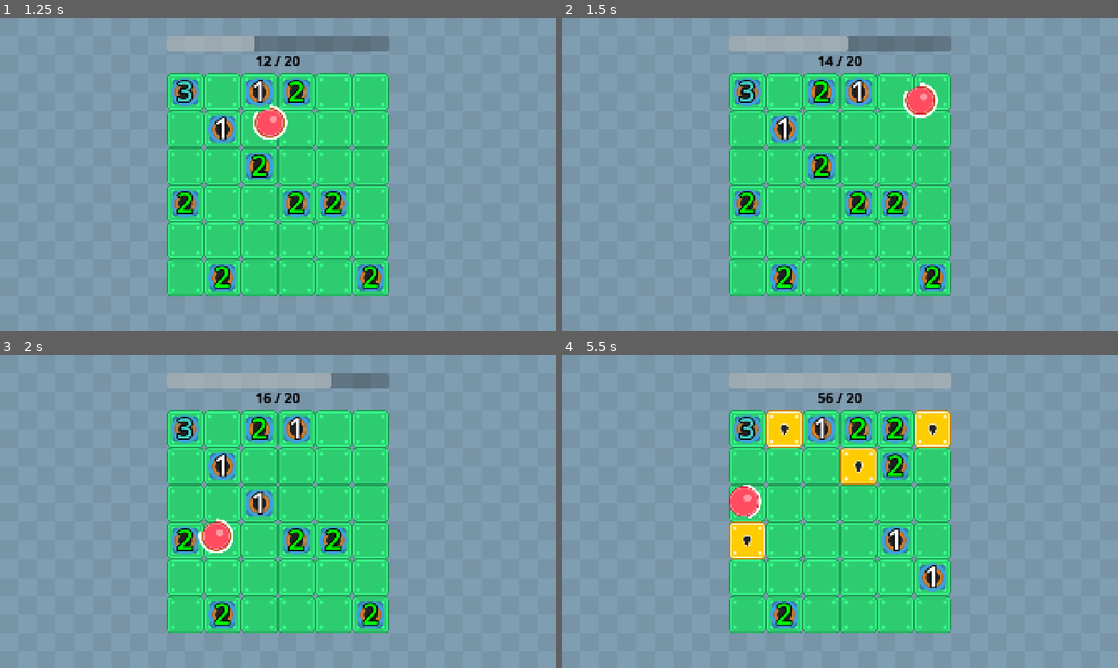
Above: before the commit, frames 1-4 (two rows, left to right).
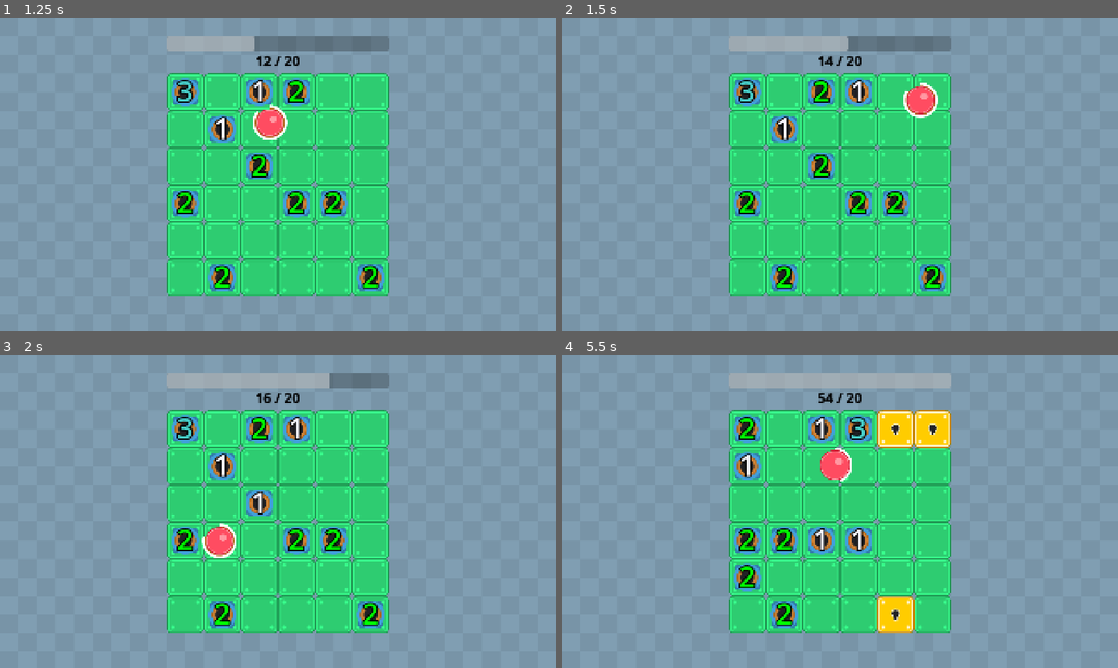
Above: after the commit, the same moments.

Repository: wanamelon/prototype_monorepo
Game: Godot game, scene res://source/bounce_main.tscn
Two runs of this game, one before a commit and one after it. Both use one fixed random seed, a clock stepped at 60 frames per second and the inputs below.
Inputs:
- Up to frame 1 (1.25 s): no input
- Up to frame 2 (1.5 s): no input
- Up to frame 3 (2 s): no input
- Up to frame 4 (5.5 s): no input

Frame 1 is identical in both runs. In frame 2, 0.1% of the frame differs, in the area x 61-68%, y 20-32%; in frame 3, 0.5%; in frame 4, 8.3%, in the area x 30-70%, y 12-89%.

Commit message:
Bouncy mode

Diff:
--- a/roller/source/bounce_main.tscn
+++ b/roller/source/bounce_main.tscn
@@ -35,13 +35,18 @@
 item_id = 5
 metadata/_custom_type_script = "uid://ckw8rr21jqg1f"
 
+[sub_resource type="Resource" id="Resource_q2ks2"]
+script = ExtResource("2_vx23h")
+item_id = 6
+metadata/_custom_type_script = "uid://ckw8rr21jqg1f"
+
 [sub_resource type="ShaderMaterial" id="ShaderMaterial_to078"]
 shader = ExtResource("1_p5ard")
 shader_parameter/saturation = 0.30000001425
 
 [node name="BounceMain" type="Node2D"]
 script = ExtResource("1_ovsfe")
-items = Array[ExtResource("2_vx23h")]([SubResource("Resource_0panw"), SubResource("Resource_0panw"), SubResource("Resource_vx23h"), SubResource("Resource_k3n88"), SubResource("Resource_ovsfe"), SubResource("Resource_a5fj5"), SubResource("Resource_3yruk")])
+items = Array[ExtResource("2_vx23h")]([SubResource("Resource_0panw"), SubResource("Resource_0panw"), SubResource("Resource_vx23h"), SubResource("Resource_k3n88"), SubResource("Resource_ovsfe"), SubResource("Resource_a5fj5"), SubResource("Resource_3yruk"), SubResource("Resource_q2ks2")])
 
 [node name="TextureRect" type="TextureRect" parent="."]
 material = SubResource("ShaderMaterial_to078")
--- a/roller/source/game_board.gd
+++ b/roller/source/game_board.gd
@@ -13,6 +13,12 @@
 	available_cells.shuffle()
 	for cell in available_cells.slice(0, 10 + round * 2):
 		_spawn_item(_create_coin_random_level(), cell)
+
+func _physics_process(delta):
+	if _player_ball:
+		for existing_item in $TileObjects.get_children():
+			if existing_item.has_method("toggle_bounce"):
+				existing_item.toggle_bounce(_player_ball.should_bounce_off_everything())
 
 func spawn_ball(items: Array[ItemDef]):
 	_player_ball = PLAYER_BALL_SCENE.instantiate().scene_init(items)
--- a/roller/source/item_def.gd
+++ b/roller/source/item_def.gd
@@ -6,7 +6,8 @@
 	SPAWN_RANDOM_TILE_OBJECT,
 	LEVEL_UP_ITEM_ON_TOUCH,
 	SPAWN_BOUNCE_PILLAR,
-	INCREASE_SIZE
+	INCREASE_SIZE,
+	BOUNCE_OFF_EVERYTHING
 }
 
 @export var item_id: ItemId
--- a/roller/source/player_ball.gd
+++ b/roller/source/player_ball.gd
@@ -14,6 +14,7 @@
 var _speed_buff_durations: Array[float] = []
 var _size_buff_durations: Array[float] = []
 var _items_destroyed: int = 0
+var _ticks: int = 0
 @onready var _original_size: float = ($CollisionShape2D.shape as CircleShape2D).radius
 @onready var _original_sprite_scale: Vector2 = $Sprite2D.scale
 
@@ -38,6 +39,11 @@
 		if item.item_id == ItemDef.ItemId.LEVEL_UP_ITEM_ON_TOUCH:
 			level_up_chance = min(1.0, level_up_chance + 0.1)
 	return level_up_chance
+
+var _bounce_off_everything_duration: float = 0.0
+
+func should_bounce_off_everything():
+	return _bounce_off_everything_duration > 0
 
 func _physics_process(delta):
 	var collision_result := move_and_collide(velocity * delta)
@@ -83,9 +89,17 @@
 	var desired_sprite_radius_px: float = og_sprite_radius_px + capped_size_buff
 	$Sprite2D.scale = (desired_sprite_radius_px / og_sprite_radius_px) * _original_sprite_scale
 
+	_ticks += 1
+	_bounce_off_everything_duration -= delta
+	if _ticks % 60 == 0:
+		for item in _items:
+			if item.item_id == ItemDef.ItemId.BOUNCE_OFF_EVERYTHING:
+				if _random.randf() < 0.1 and _bounce_off_everything_duration <= 0:
+					_bounce_off_everything_duration = 1.0
 
 func _process(delta):
 	$TextureProgressBar.value = 100.0 * _stamina_seconds / float(_max_stamina)
+	$BouncingModeSprite.visible = should_bounce_off_everything()
 
 func on_tile_destroyed():
 	_items_destroyed += 1
--- a/roller/source/player_ball.tscn
+++ b/roller/source/player_ball.tscn
@@ -1,8 +1,9 @@
-[gd_scene load_steps=5 format=3 uid="uid://cn1uouo8aq22t"]
+[gd_scene load_steps=6 format=3 uid="uid://cn1uouo8aq22t"]
 
 [ext_resource type="Script" uid="uid://b8e2sfg7ru250" path="res://source/player_ball.gd" id="1_1phkq"]
 [ext_resource type="Texture2D" uid="uid://crkxiobtsaim" path="res://assets/rolling_ball/hole_large_end.png" id="2_23a83"]
 [ext_resource type="Texture2D" uid="uid://cltr6605421w6" path="res://assets/rolling_ball/ball_red_large.png" id="3_uutk1"]
+[ext_resource type="Texture2D" uid="uid://cwbxgh1pydykp" path="res://assets/rolling_ball/particle_3.png" id="4_23a83"]
 
 [sub_resource type="CircleShape2D" id="CircleShape2D_ovsfe"]
 radius = 48.0
@@ -30,3 +31,7 @@
 [node name="Sprite2D" type="Sprite2D" parent="."]
 scale = Vector2(1.5, 1.5)
 texture = ExtResource("3_uutk1")
+
+[node name="BouncingModeSprite" type="Sprite2D" parent="."]
+scale = Vector2(2, 2)
+texture = ExtResource("4_23a83")
--- a/roller/source/tile_object.gd
+++ b/roller/source/tile_object.gd
@@ -21,6 +21,19 @@
 	$LevelLabel.text = str(level)
 	$LevelLabel.set("theme_override_colors/font_color", LEVEL_COLORS[min(len(LEVEL_COLORS)- 1, level)])
 
+func toggle_bounce(should: bool):
+	if should:
+		var overlap_ball_query = PhysicsShapeQueryParameters2D.new()
+		overlap_ball_query.shape = $Hitbox/CollisionShape2D.shape
+		overlap_ball_query.transform = global_transform
+		overlap_ball_query.collision_mask = 1
+		overlap_ball_query.collide_with_areas = false
+		var overlaps = get_world_2d().direct_space_state.intersect_shape(overlap_ball_query)
+		if overlaps.is_empty():
+			$StaticBody2D/CollisionShape2D.disabled = false
+	else:
+		$StaticBody2D/CollisionShape2D.disabled = true
+
 func _physics_process(delta):
 	var expected_seconds_until_growth: float = 4.0 + 8 * log(level)
 	var growth_probability_per_second := 1.0 / expected_seconds_until_growth
--- a/roller/source/tile_object.tscn
+++ b/roller/source/tile_object.tscn
@@ -1,7 +1,10 @@
-[gd_scene load_steps=4 format=3 uid="uid://xmlcc5eo5opy"]
+[gd_scene load_steps=5 format=3 uid="uid://xmlcc5eo5opy"]
 
 [ext_resource type="Script" uid="uid://slh8w1pu44l0" path="res://source/tile_object.gd" id="1_abydu"]
 [ext_resource type="Texture2D" uid="uid://r3bfnria2cwq" path="res://assets/rolling_ball/hole_small_end_alt.png" id="2_e4inv"]
+
+[sub_resource type="CircleShape2D" id="CircleShape2D_abydu"]
+radius = 45.0
 
 [sub_resource type="CircleShape2D" id="CircleShape2D_sccbe"]
 radius = 50.0
@@ -12,6 +15,12 @@
 [node name="Sprite2D" type="Sprite2D" parent="."]
 scale = Vector2(2, 2)
 texture = ExtResource("2_e4inv")
+
+[node name="StaticBody2D" type="StaticBody2D" parent="."]
+
+[node name="CollisionShape2D" type="CollisionShape2D" parent="StaticBody2D"]
+shape = SubResource("CircleShape2D_abydu")
+disabled = true
 
 [node name="Hitbox" type="Area2D" parent="."]
 
Not shown: 1 places in roller/source/bounce_main.tscn that only renumber resources
Not shown, changed: roller/dev_notes.md
